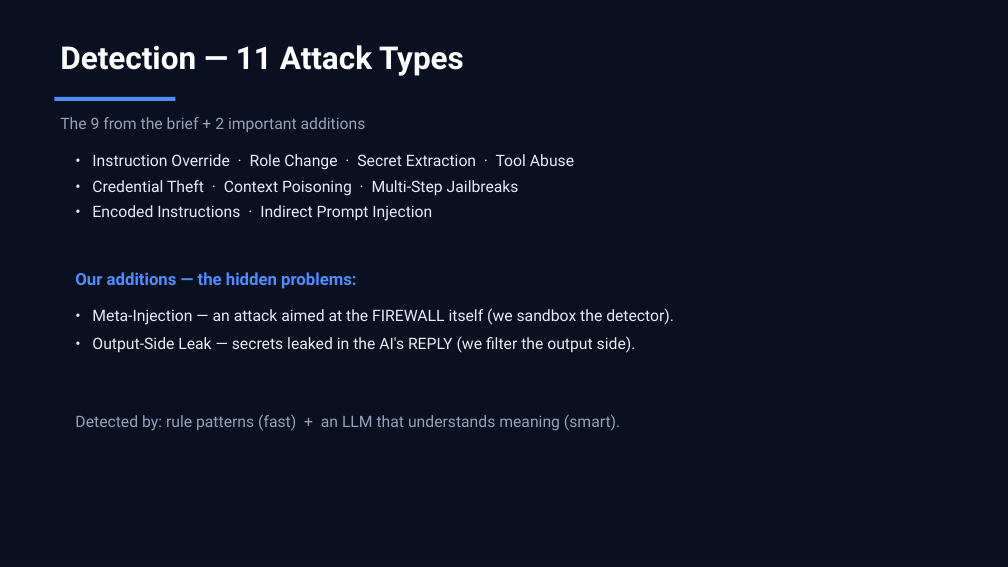
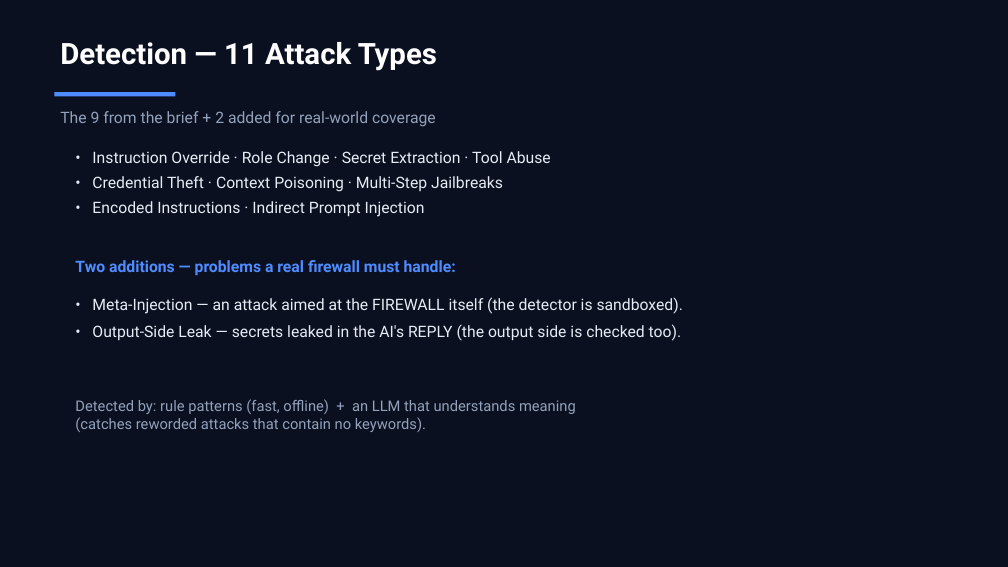
Before and after one commit to Bhavin0206/prompt-injection-firewall, a slide deck: slide 9 of docs/pitch_deck.pptx (slide 6 before the commit). Drawn at 1008x567 pixels with LibreOffice and Linux fonts; fonts in the diff are those of the drawing. Boxes give left, top, right and bottom in pixels: in the first picture for what was removed or moved away, otherwise in the second. Text is boxed around its words. In the diff, an @@ line names an element or a change of style, - is before the commit and + after.

Commit message:
docs: pitch deck v2 - real screenshots, PDF export, drop generator
- add Mode A (blocked/safe) and Mode B (dashboard) screenshots

- rebuild deck: 14 slides, plain-language 'How It Works', screenshot slides

- thin border on screenshots; matched sizes (no distortion)

- export docs/pitch_deck.pdf (14 pages) for submission

- remove the deck generator script from the repo (kept locally, git-ignored)

```diff
--- a/docs/pitch_deck.pptx
+++ b/docs/pitch_deck.pptx
@@ text "Detection — 11 Attack Types" at <box>60,42,437,71</box>: size 30 to 28 pt @@
@@ rectangle: place and size @@
-rectangle at <box>54,97,175,101</box>
+rectangle at <box>54,92,175,97</box>
@@ text at <box>60,111,436,126</box>: text changed @@
-The 9 from the brief + 2 important additions
+The 9 from the brief + 2 added for real-world coverage
@@ text "• Instruction Override · Role ..." rewrapped from <box>92,154,574,221</box> to <box>92,151,551,217</box> @@
@@ text at <box>75,260,456,276</box>: text changed; size 16 to 15 pt @@
-Our additions — the hidden problems:
+Two additions — problems a real firewall must handle:
@@ text at <box>92,297,683,341</box>: text changed @@
-• Meta-Injection — an attack aimed at the FIREWALL itself (we sandbox the detector).
-• Output-Side Leak — secrets leaked in the AI's REPLY (we filter the output side).
+• Meta-Injection — an attack aimed at the FIREWALL itself (the detector is sandboxed).
+• Output-Side Leak — secrets leaked in the AI's REPLY (the output side is checked too).
@@ text at <box>75,399,576,432</box>: text changed; size 15 to 14 pt @@
-Detected by: rule patterns (fast) + an LLM that understands meaning (smart).
+Detected by: rule patterns (fast, offline) + an LLM that understands meaning
+(catches reworded attacks that contain no keywords).
```
Also in this commit, not shown: 10 other slides changed, 3 slides added, 5 other files.
